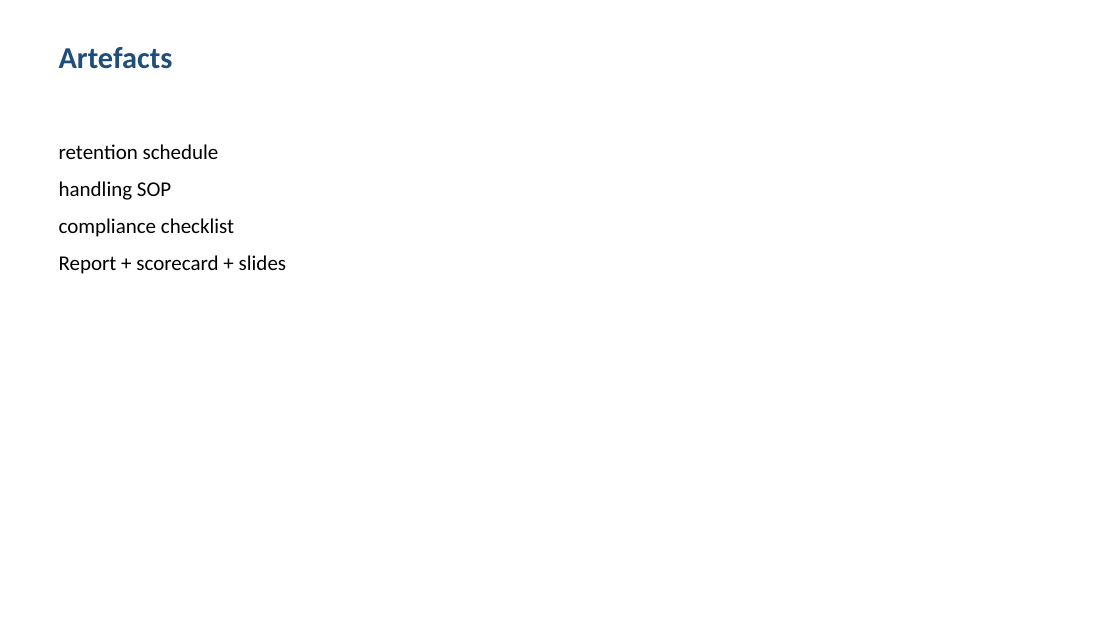
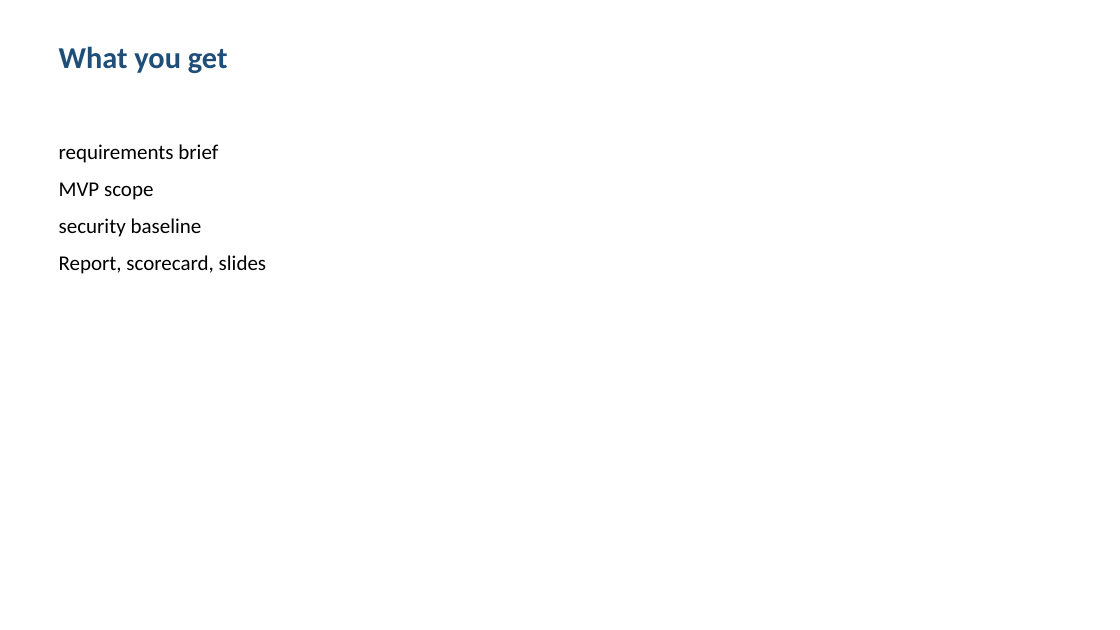
Before and after one commit to shohrabniaz/tax-practice-workflow-dms, a slide deck: slide 3 of Final_Submission/02_Presentation.pptx. Drawn at 1120x630 pixels with LibreOffice and Linux fonts; fonts in the diff are those of the drawing. Boxes give left, top, right and bottom in pixels: in the first picture for what was removed or moved away, otherwise in the second. Text is boxed around its words. In the diff, an @@ line names an element or a change of style, - is before the commit and + after.

```diff
--- a/Final_Submission/02_Presentation.pptx
+++ b/Final_Submission/02_Presentation.pptx
@@ text at (59,46,228,73): text changed @@
-Artefacts
+What you get
@@ text at (59,144,266,274): text changed @@
-retention schedule
-handling SOP
-compliance checklist
-Report + scorecard + slides
+requirements brief
+MVP scope
+security baseline
+Report, scorecard, slides
```
Also in this commit, not shown: 3 other slides changed, 12 other files.
